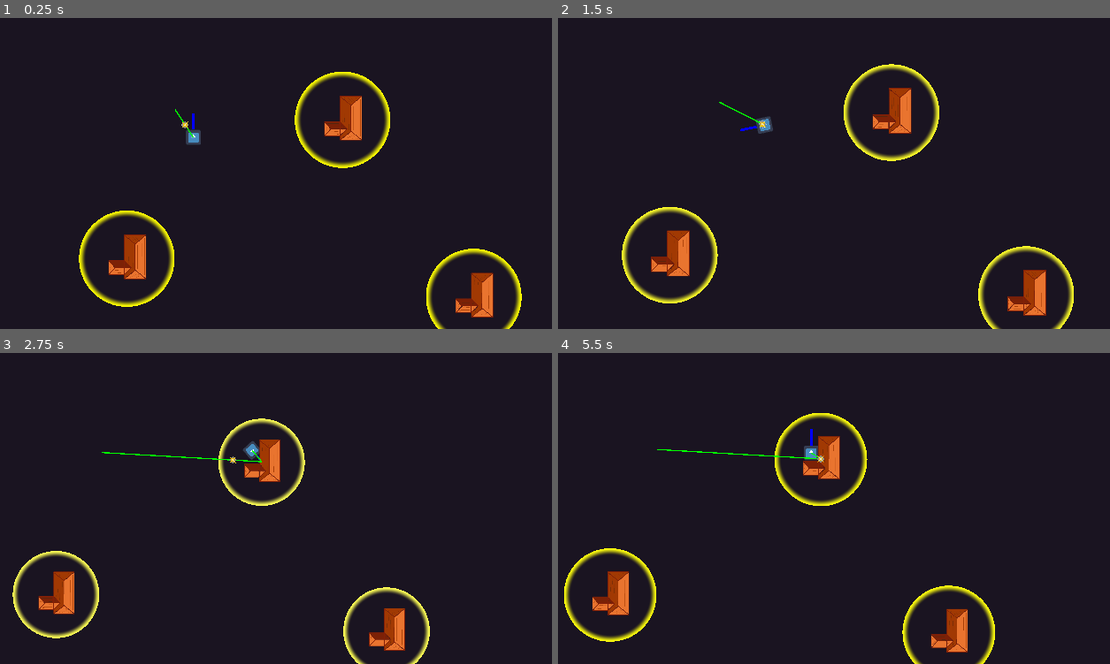
Above: before the commit, frames 1-4 (two rows, left to right).
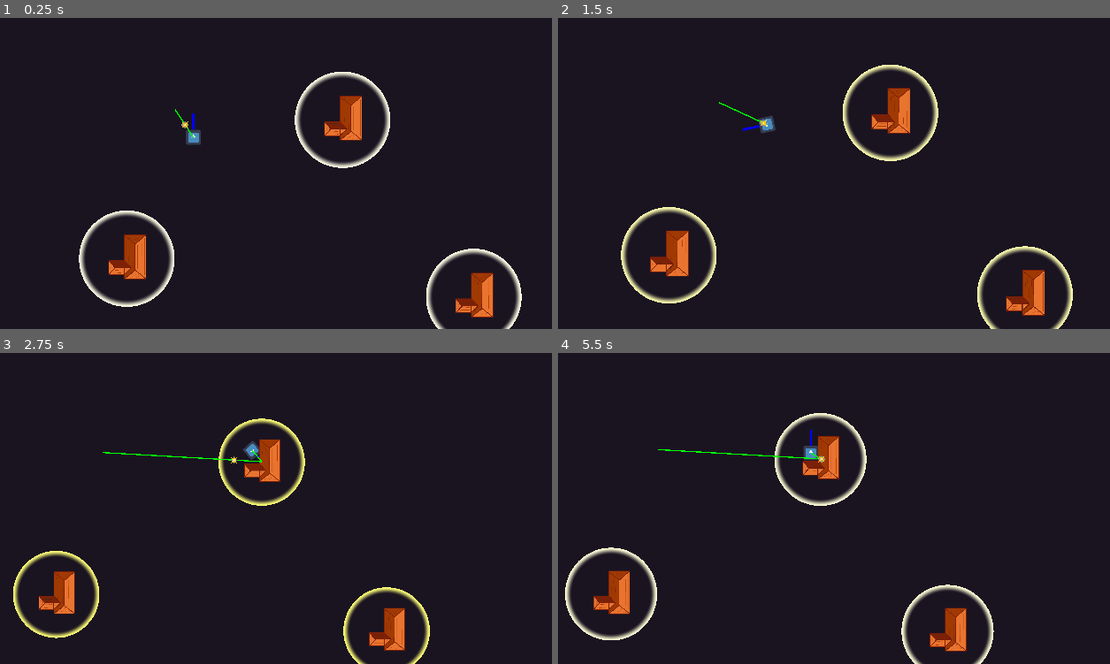
Above: after the commit, the same moments.

Repository: SpyrexDE/BzzBzz
Game: Godot game, scene res://levels/testlvl1.tscn
The game is run twice, just before and just after one commit, with the same random seed, the same clock (stepped at 60 frames per second) and the same inputs. The engine's default icon, where the game draws it, is replaced by a stand-in: a white triangle on a blue panel in a dark square.
Inputs:
- Up to frame 1 (0.25 s): no input
- Up to frame 2 (1.5 s): hold D (steer_right) 0.53-1.28 s; hold S (go_backward) from 1.28 s (still down)
- Up to frame 3 (2.75 s): release S (go_backward) at 2.03 s; hold D (steer_right) from 2.03 s (still down)
- Up to frame 4 (5.5 s): release D (steer_right) at 2.78 s; hold W (go_forward) 2.78-3.53 s; hold A (steer_left) 3.53-5.03 s; hold S (go_backward) from 5.03 s (still down)

The runs differ from the first frame. In frame 1, 2.6% of the frame differs, in the area x 14-95%, y 17-100%; in frame 2, 3.6%, in the area x 11-94%, y 14-100%; in frame 3, 1.3%; in frame 4, 3.4%.

Commit message:
added busch

Diff:
--- a/levels/testlvl2.tscn
+++ b/levels/testlvl2.tscn
@@ -8,6 +8,7 @@
 [ext_resource type="PackedScene" uid="uid://blhl3st23e63b" path="res://props/kiste/kiste.tscn" id="5_svl15"]
 [ext_resource type="PackedScene" uid="uid://m1f2y8cfvcd0" path="res://props/Fels/Fels.tscn" id="6_fwqom"]
 [ext_resource type="PackedScene" uid="uid://desc5w62oyqfi" path="res://props/connector/connector.tscn" id="7_ud36q"]
+[ext_resource type="PackedScene" uid="uid://d06k0iiax55p6" path="res://props/Busch/busch.tscn" id="8_k1bbo"]
 
 [node name="TestLevel2" type="Node2D" node_paths=PackedStringArray("midpoint")]
 script = ExtResource("1_7u7sm")
@@ -39,6 +40,9 @@
 
 [node name="Midpoint" type="Node2D" parent="."]
 
+[node name="busch" parent="." instance=ExtResource("8_k1bbo")]
+position = Vector2(944, 132)
+
 [node name="Connector" parent="." instance=ExtResource("7_ud36q")]
 unique_name_in_owner = true
 
--- /dev/null
+++ b/props/Busch/busch.tscn
@@ -0,0 +1,21 @@
+[gd_scene load_steps=2 format=3 uid="uid://d06k0iiax55p6"]
+
+[ext_resource type="Texture2D" uid="uid://ckhe0tyb6qfc1" path="res://busch.png" id="1_c8gf7"]
+
+[node name="busch" type="StaticBody2D"]
+collision_layer = 0
+collision_mask = 0
+
+[node name="CollisionShape2D" type="CollisionPolygon2D" parent="."]
+position = Vector2(-1, 10.4063)
+polygon = PackedVector2Array(-70, -31.4063, -80, -66.4063, -62, -92.4063, -37, -103.406, -15, -100.406, 5, -84.4063, 19, -75.4063, 58, -56.4063, 73, -32.4063, 78, -13.4063, 77, 9.5937, 57, 43.5937, 13, 66.5937, -30, 64.5937, -52, 43.5937, -63, 5.5937, -62, -20.4063)
+
+[node name="Sprite2D" type="Sprite2D" parent="."]
+texture = ExtResource("1_c8gf7")
+
+[node name="Area2D" type="Area2D" parent="."]
+collision_layer = 0
+
+[node name="CollisionShape2D2" type="CollisionPolygon2D" parent="Area2D"]
+position = Vector2(-1, 10.4063)
+polygon = PackedVector2Array(-70, -31.4063, -80, -66.4063, -62, -92.4063, -37, -103.406, -15, -100.406, 5, -84.4063, 19, -75.4063, 58, -56.4063, 73, -32.4063, 78, -13.4063, 77, 9.5937, 57, 43.5937, 13, 66.5937, -30, 64.5937, -52, 43.5937, -63, 5.5937, -62, -20.4063)
--- a/props/haus.tscn
+++ b/props/haus.tscn
@@ -12,8 +12,8 @@
 shader_parameter/thickness_scalar = 0.15
 shader_parameter/oscillation_scalar = 0.01
 shader_parameter/speed = 1.0
-shader_parameter/main_color = Color(1, 1, 0, 1)
-shader_parameter/lerp_color = Color(1, 1, 0.341176, 1)
+shader_parameter/main_color = Color(1, 1, 0.905882, 1)
+shader_parameter/lerp_color = Color(1, 1, 0.443137, 1)
 
 [sub_resource type="ShaderMaterial" id="ShaderMaterial_nsqj8"]
 shader = ExtResource("3_46c6f")
@@ -67,13 +67,13 @@
 material = SubResource("CanvasItemMaterial_v57pw")
 script = ExtResource("1_10jd8")
 
-[node name="Sprite2D" type="Sprite2D" parent="."]
+[node name="ShaderSprite" type="Sprite2D" parent="."]
 material = SubResource("ShaderMaterial_cuvbs")
 position = Vector2(-1.49998, 4.49998)
 scale = Vector2(2.82368, 2.35948)
 texture = ExtResource("2_fohcu")
 
-[node name="Sprite2D2" type="Sprite2D" parent="."]
+[node name="Sprite2D" type="Sprite2D" parent="."]
 texture = ExtResource("2_fohcu")
 
 [node name="PointLight2D" type="PointLight2D" parent="."]
--- a/robot/robot.tscn
+++ b/robot/robot.tscn
@@ -10,8 +10,8 @@
 [node name="Robot" type="CharacterBody2D"]
 motion_mode = 1
 script = ExtResource("1_qe1k2")
-speed = 250.0
-friction = 1.1
+speed = 500.0
+friction = 1.3
 steering_speed = 0.1
 push_force = 1.0
 
Binary file added: busch.png
Not shown, added: busch.png.import
Not shown: 1 places in levels/testlvl2.tscn that only renumber resources
